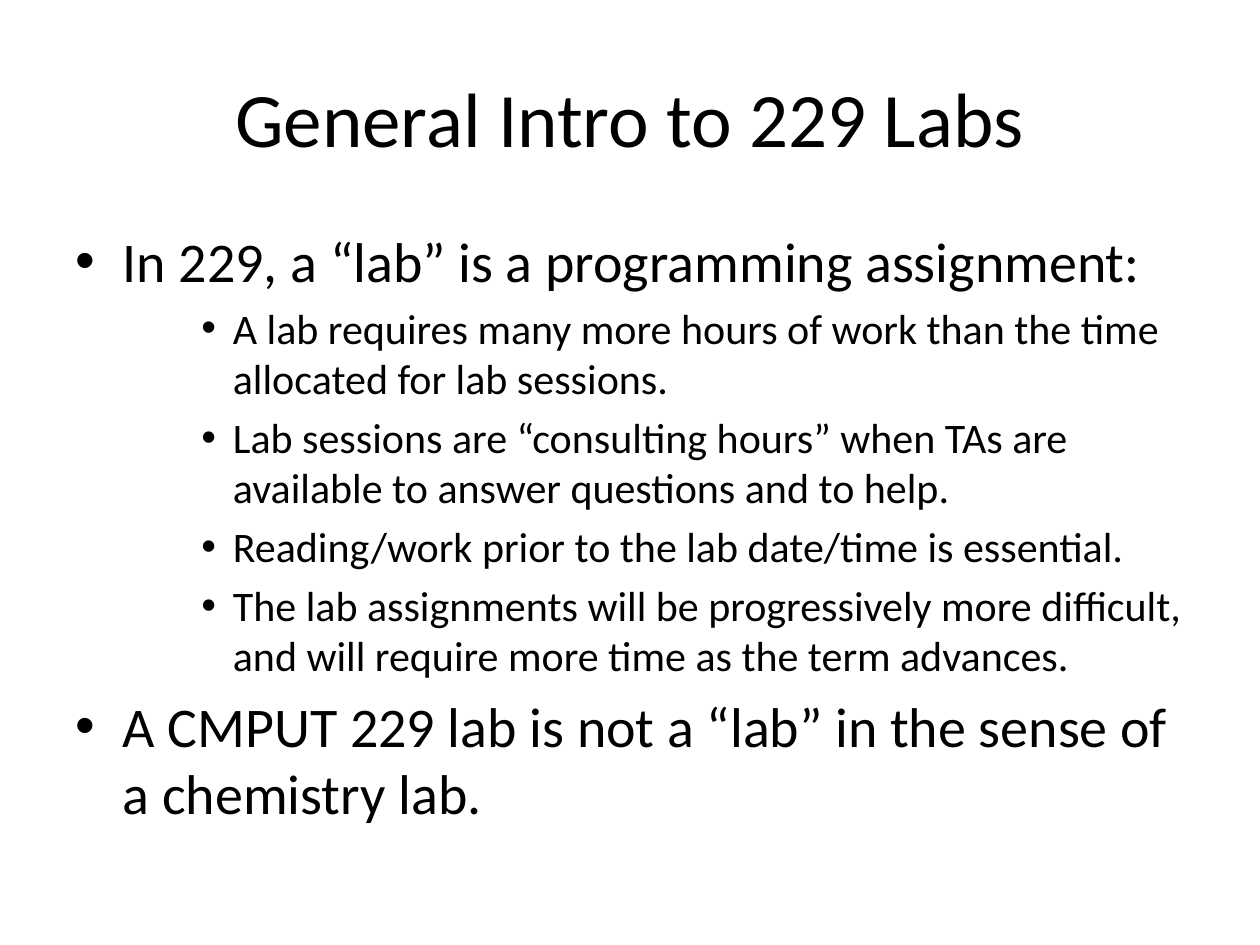
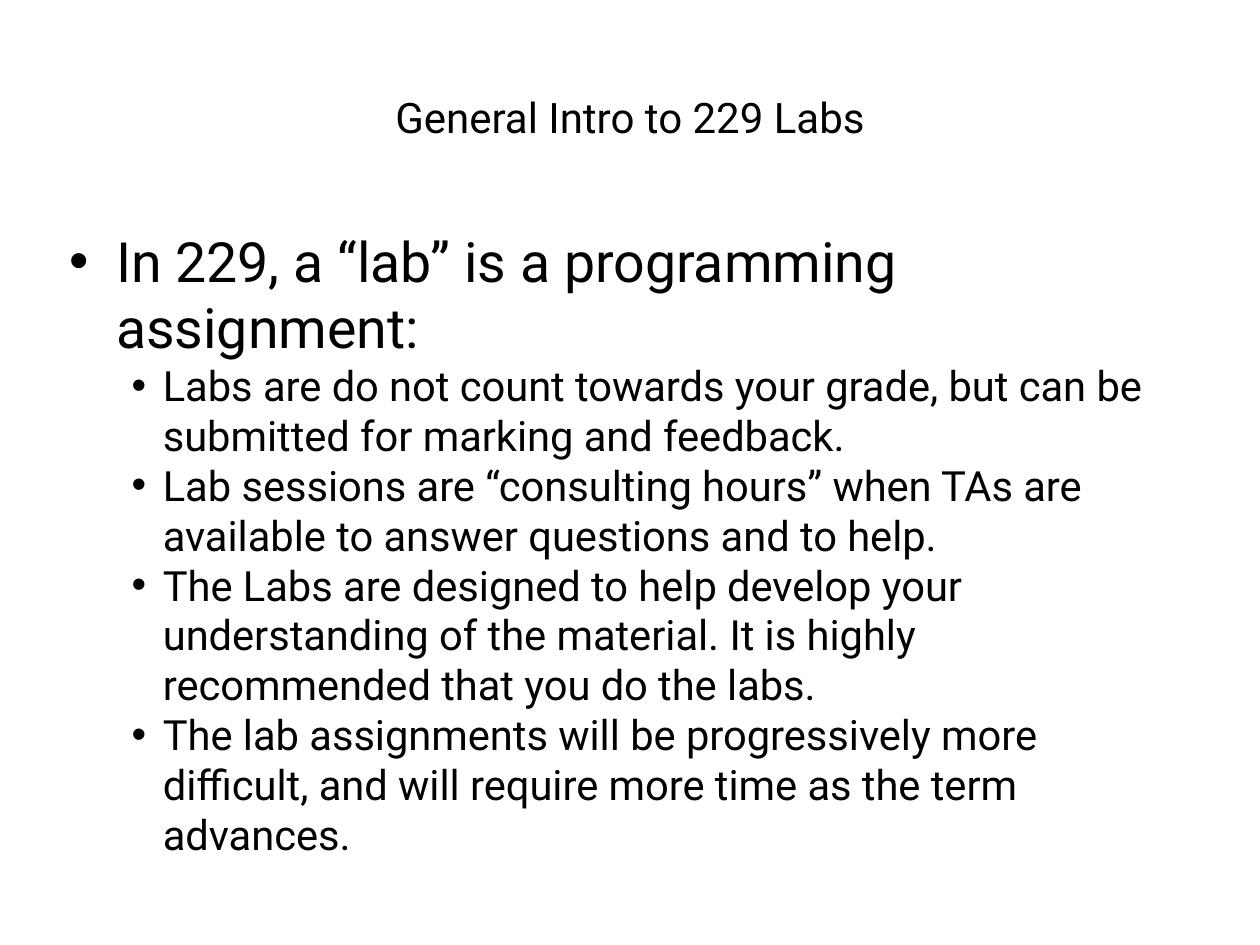
Before and after one commit to cmput229/Lab_Intro, a slide deck: slide 2 of resources/slides/class.pptx. Drawn at 1260x945 pixels with LibreOffice and Linux fonts; fonts in the diff are those of the drawing. Boxes give left, top, right and bottom in pixels: in the first picture for what was removed or moved away, otherwise in the second. Text is boxed around its words. In the diff, an @@ line names an element or a change of style, - is before the commit and + after.

```diff
--- a/resources/slides/class.pptx
+++ b/resources/slides/class.pptx
@@ title "General Intro to 229 Labs" at (x1=395, y1=101, x2=865, y2=134): size 44 to 24 pt, font Calibri to Roboto @@
@@ text at (x1=116, y1=240, x2=1081, y2=851): size 32 to 31.7 pt in "In 229, a “lab” is a programming ..."; font Calibri to Roboto in "In 229, a “lab” is a programming ...", "Lab sessions are “consulting hours” when TAs ...", "The lab assignments will be progressively more ..."; size 24 to 23.8 pt in "Lab sessions are “consulting hours” when TAs ...", "The lab assignments will be progressively more ..."; indent changed; less space between paragraphs @@
@@ text at (x1=163, y1=369, x2=1142, y2=460): text changed; size 24 to 23.8 pt; font Calibri to Roboto @@
-    • A lab requires many more hours of work than the time allocated for lab sessions.
+    • Labs are do not count towards your grade, but can be submitted for marking and feedback.
@@ text at (x1=163, y1=569, x2=962, y2=709): text changed; size 24 to 23.8 pt; font Calibri to Roboto @@
-    • Reading/work prior to the lab date/time is essential.
+    • The Labs are designed to help develop your understanding of the material. It is highly recommended that you do the labs.
@@ text at (x1=123, y1=706, x2=1167, y2=823): paragraph removed @@
-• A CMPUT 229 lab is not a “lab” in the sense of a chemistry lab.
```
Also in this commit, not shown: 14 other slides changed, 1 other file.
